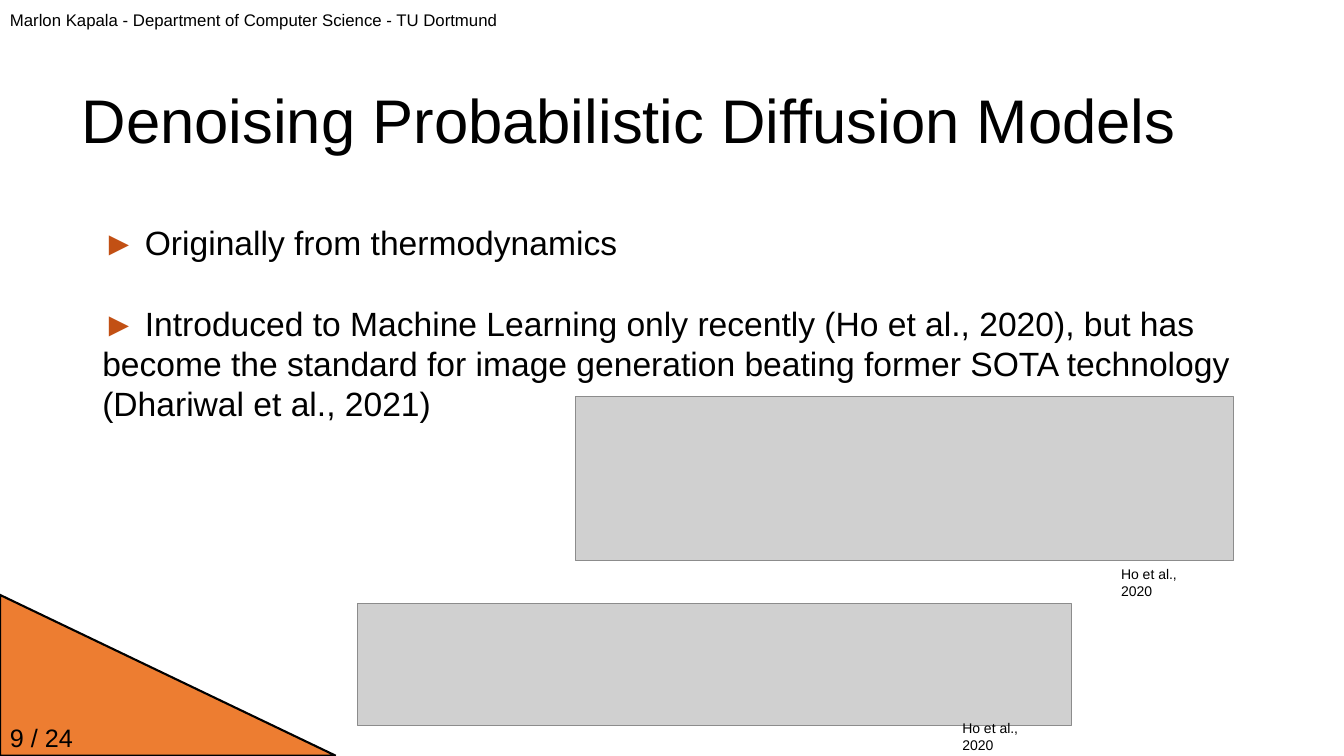
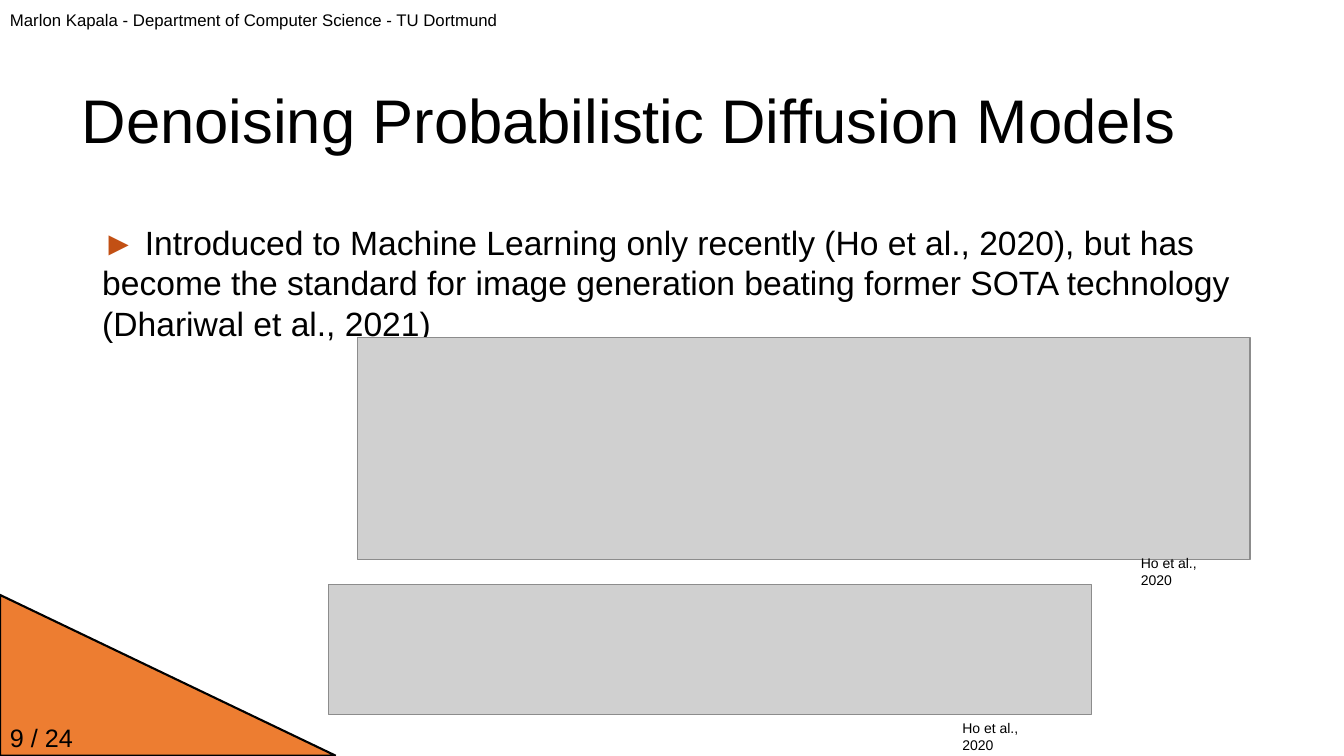
Before and after one commit to JavaLangMarlon/ddm-proseminar-tu-dortmund, a slide deck: slide 9 of presentation.pptx. Drawn at 1344x756 pixels with LibreOffice and Linux fonts; fonts in the diff are those of the drawing; grey boxes stand for pictures; background and template pictures are left out. Boxes give left, top, right and bottom in pixels: in the first picture for what was removed or moved away, otherwise in the second. Text is boxed around its words. In the diff, an @@ line names an element or a change of style, - is before the commit and + after.

```diff
--- a/presentation.pptx
+++ b/presentation.pptx
@@ text at bbox=[145, 230, 617, 262]: paragraph removed @@
-► Originally from thermodynamics
@@ picture: place and size @@
-picture at bbox=[576, 397, 1234, 561]
+picture at bbox=[357, 338, 1250, 560]
@@ text "Ho et al., 2020": place and size @@
-text "Ho et al., 2020" at bbox=[1121, 569, 1177, 596]
+text "Ho et al., 2020" at bbox=[1141, 557, 1197, 585]
@@ picture: place and size @@
-picture at bbox=[357, 604, 1072, 726]
+picture at bbox=[329, 585, 1092, 715]
```
Also in this commit, not shown: 5 other slides changed, 1 other file.
